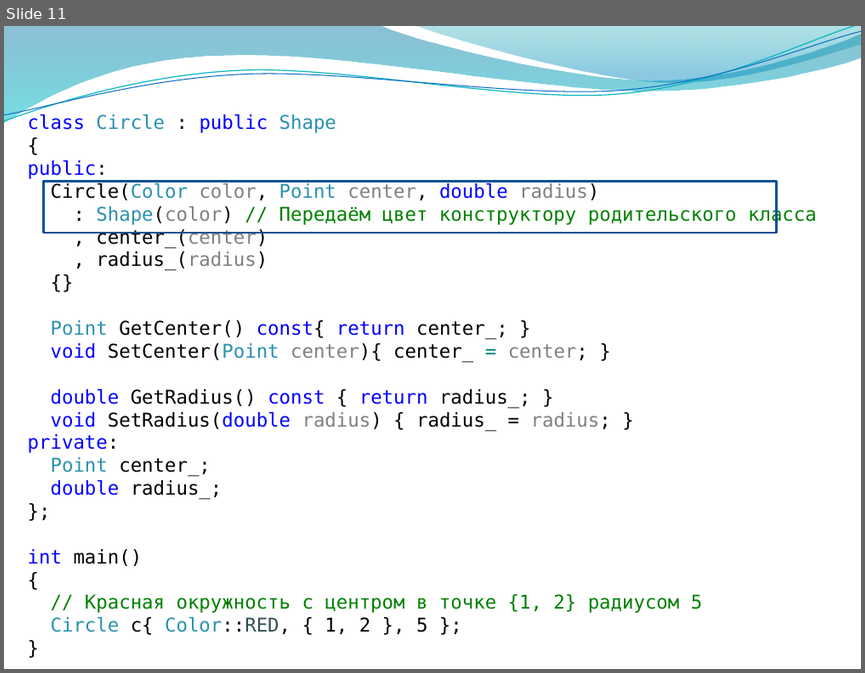
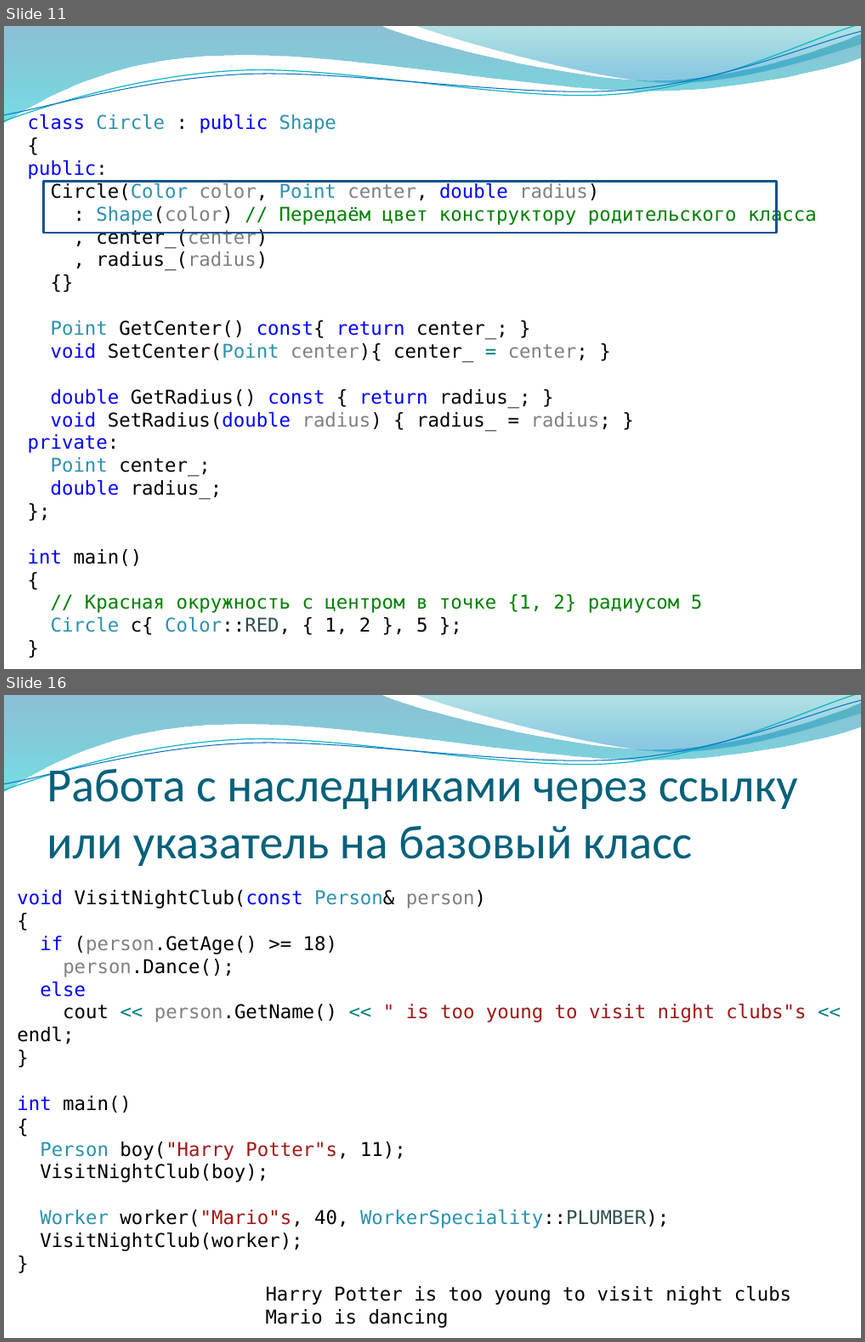
Before and after one commit to alexey-malov/oop, a slide deck: lectures/03/Наследование и полиморфизм.pptx. Shown one above the other, each under a label of ours: slide 11 before the commit, slides 11 and 16 after it; the slides between them are not shown. The pictures are 865x673 and 865x1342 pixels, drawn with LibreOffice and Linux fonts; fonts in the diff are those of the drawing; background and template pictures are left out. Boxes give left, top, right and bottom in pixels: in the first picture for what was removed or moved away, otherwise in the second. Text is boxed around its words. In the diff, an @@ line names an element or a change of style, - is before the commit and + after.

```diff
--- a/lectures/03/Наследование и полиморфизм.pptx
+++ b/lectures/03/Наследование и полиморфизм.pptx
@@ slide 16 added at [4,695,861,1338], background picture (left out); not listed: 4 template elements that a slide beside it also shows @@
@@ title added at [46,761,798,866], 40 pt, text #04617B @@
+Работа с наследниками через ссылку или указатель на базовый класс
@@ text added at [17,890,806,1251], 16 pt, text #000000 @@
+void VisitNightClub(const Person& person)
+{
+if (person.GetAge() >= 18)
+person.Dance();
+else
+cout << person.GetName() << " is too young to visit night clubs"s << endl;
+}
+int main()
+{
+Person boy("Harry Potter"s, 11);
+VisitNightClub(boy);
+Worker worker("Mario"s, 40, WorkerSpeciality::PLUMBER);
+VisitNightClub(worker);
+}
@@ text added at [266,1286,791,1327], 16 pt, text #000000 @@
+Harry Potter is too young to visit night clubs
+Mario is dancing
```
Also in this commit, not shown: 18 slides changed, 33 other slides added, 2 other files.
